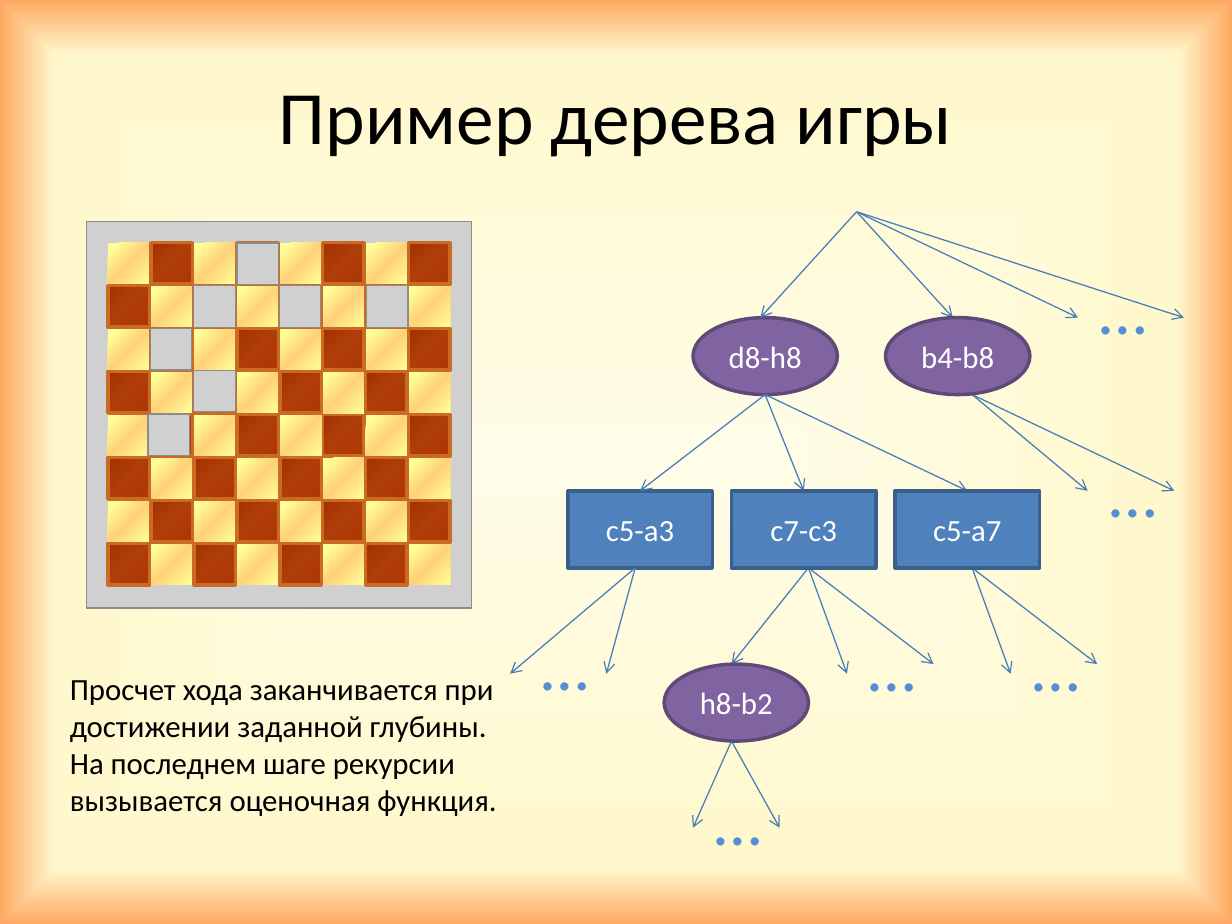
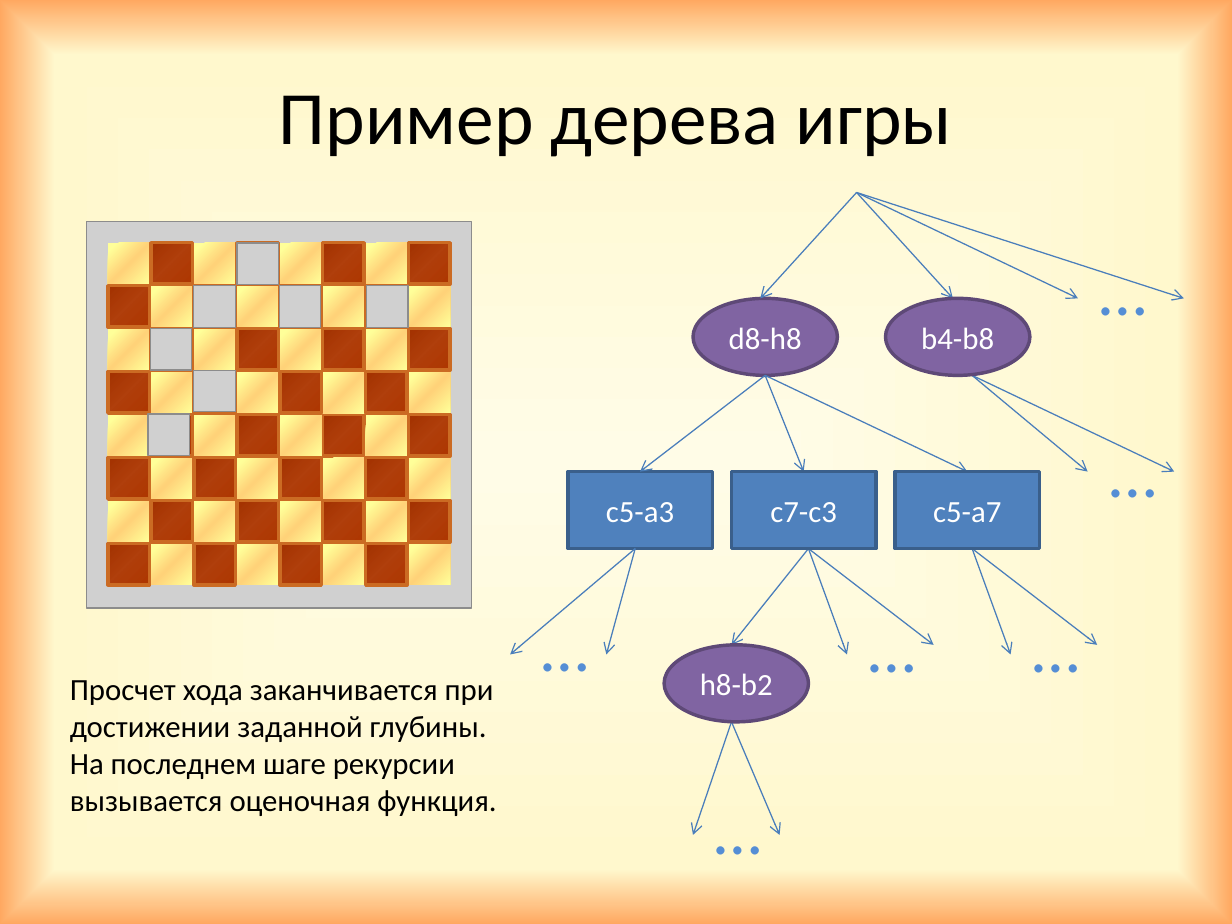
Before and after one commit to GrachevaElena/Checkers, a slide deck: slide 4 of Project.pptx. Drawn at 1232x924 pixels with LibreOffice and Linux fonts; fonts in the diff are those of the drawing; grey boxes stand for pictures. Boxes give left, top, right and bottom in pixels: in the first picture for what was removed or moved away, otherwise in the second. Text is boxed around its words. In the diff, an @@ line names an element or a change of style, - is before the commit and + after.

```diff
--- a/Project.pptx
+++ b/Project.pptx
@@ 16 arrows, 5 texts, 3 rectangles, 3 ellipses: place and size @@
-16 arrows, 5 texts, 3 rectangles, 3 ellipses at (510,212,1184,742)
+16 arrows, 5 texts, 3 rectangles, 3 ellipses at (510,192,1184,722)
@@ arrow moved from (732, 742) - (694, 828) to (732, 722) - (694, 835) @@
@@ arrow moved from (732, 742) - (780, 828) to (732, 722) - (780, 835) @@
@@ text "…" rewrapped from (702,771,770,866) to (702,780,770,865) @@
```
Also in this commit, not shown: 3 other slides changed, 3 slides added, 1 other file.
